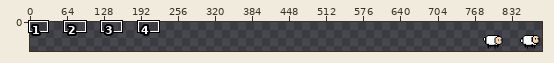
Two versions of one sprite sheet, Assets/Sprites/sheep3.png. The picture above shows the old version from afar; the outline marks the close-up.
Close-up. Earlier state:
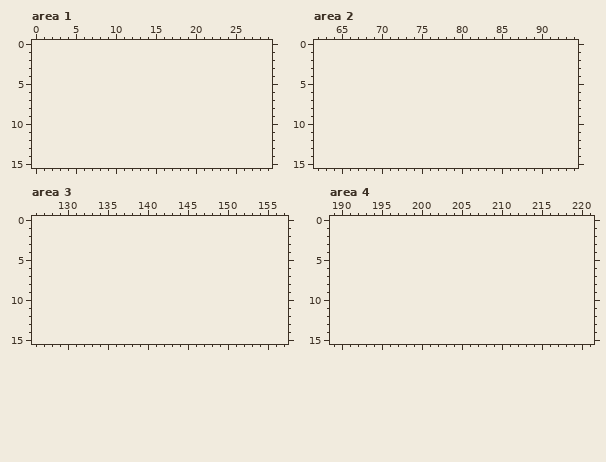
The file is 128x64 pixels. Colours within 5 levels of each other are drawn and written as one. Shown: area 1: x 0..29, y 0..15; area 2: x 62..94, y 0..15; area 3: x 126..157, y 0..15; area 4: x 189..221, y 0..15. The old version is drawn lined up with the new one, on the new canvas. The wide view leaves out empty margins. The commit also changed other parts of the picture, which this record leaves out.
After:
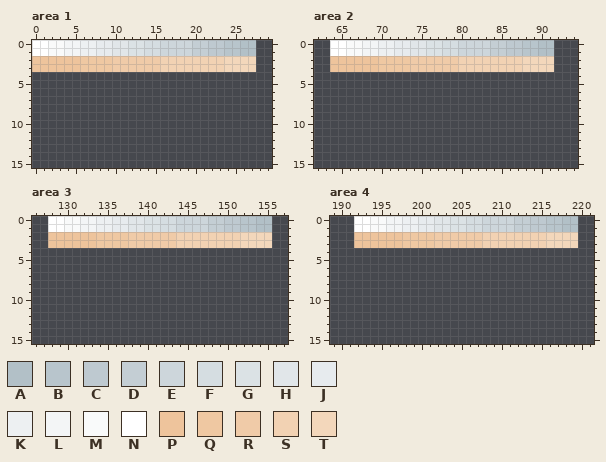
Palette (. is transparent): A #b2c0c7  B #b8c5cc  C #bec9d0  D #c4ced4  E #cdd6db  F #d5dde1  G #dbe2e5  H #e1e6e9  J #e7ebee  K #edf0f2  L #f3f5f6  M #f9fafa  N #ffffff  P #eec49c  Q #efc8a2  R #f0cba8  S #f2d2b3  T #f3d7bb
The exact change:
canvas 128x64 -> 896x64, the old top-left corner now at 768,0
Changed rows in their new state; - is an unchanged pixel.
Area 1:
first column x 0:
 0 NNMMLLKKJJHHGGFFEEEEDDCCBBAA
 1 NNMMLLKKJJHHGGFFEEEEDDCCBBAA
 2 PPPPPPQQQQRRRRRRSSSSSSSSTTTT
 3 PPPPPPQQQQRRRRRRSSSSSSSSTTTT
Area 2:
first column x 64:
 0 NNMMLLKKJJHHGGFFEEEEDDCCBBAA
 1 NNMMLLKKJJHHGGFFEEEEDDCCBBAA
 2 PPPPPPQQQQRRRRRRSSSSSSSSTTTT
 3 PPPPPPQQQQRRRRRRSSSSSSSSTTTT
Area 3:
first column x 128:
 0 NNMMLLKKJJHHGGFFEEEEDDCCBBAA
 1 NNMMLLKKJJHHGGFFEEEEDDCCBBAA
 2 PPPPPPQQQQRRRRRRSSSSSSSSTTTT
 3 PPPPPPQQQQRRRRRRSSSSSSSSTTTT
Area 4:
first column x 192:
 0 NNMMLLKKJJHHGGFFEEEEDDCCBBAA
 1 NNMMLLKKJJHHGGFFEEEEDDCCBBAA
 2 PPPPPPQQQQRRRRRRSSSSSSSSTTTT
 3 PPPPPPQQQQRRRRRRSSSSSSSSTTTT
Boxes around the changes in both close-ups, in picture pixels (x1, y1, x2, y2):
added: (32, 40, 256, 72)
added: (330, 40, 554, 72)
added: (48, 216, 272, 248)
added: (354, 216, 578, 248)
